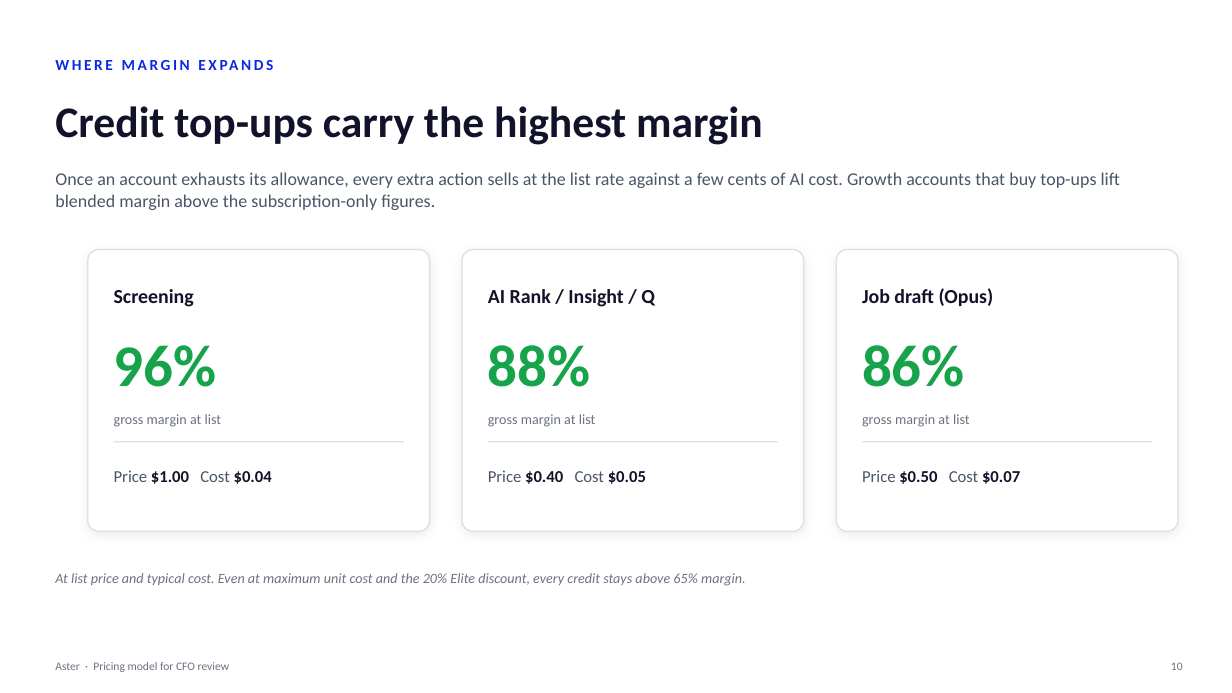
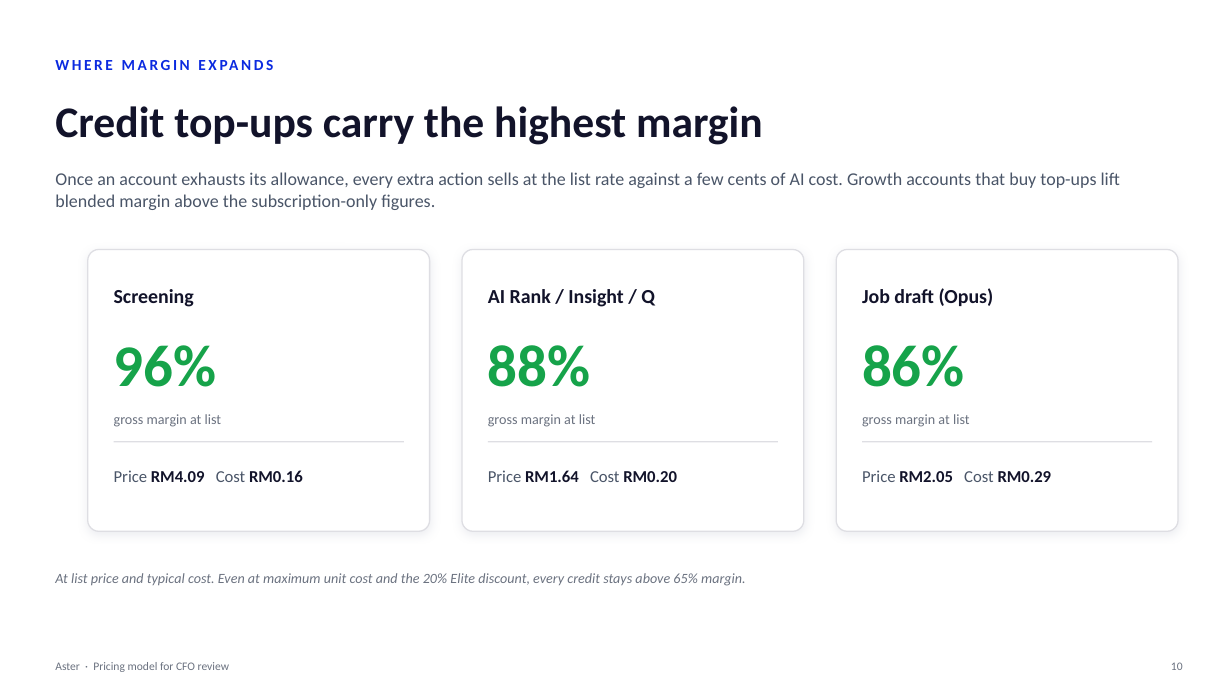
Before and after one commit to shahramly83/aster, a slide deck: slide 10 of docs/aster-pricing-cfo.pptx. Drawn at 1232x693 pixels with LibreOffice and Linux fonts; fonts in the diff are those of the drawing. Boxes give left, top, right and bottom in pixels: in the first picture for what was removed or moved away, otherwise in the second. Text is boxed around its words. In the diff, an @@ line names an element or a change of style, - is before the commit and + after.

```diff
--- a/docs/aster-pricing-cfo.pptx
+++ b/docs/aster-pricing-cfo.pptx
@@ text at (114, 470, 303, 482): text changed @@
-Price $1.00 Cost $0.04
+Price RM4.09 Cost RM0.16
@@ text at (488, 470, 677, 482): text changed @@
-Price $0.40 Cost $0.05
+Price RM1.64 Cost RM0.20
@@ text at (862, 470, 1052, 482): text changed @@
-Price $0.50 Cost $0.07
+Price RM2.05 Cost RM0.29
```
Also in this commit, not shown: 7 other slides changed.
